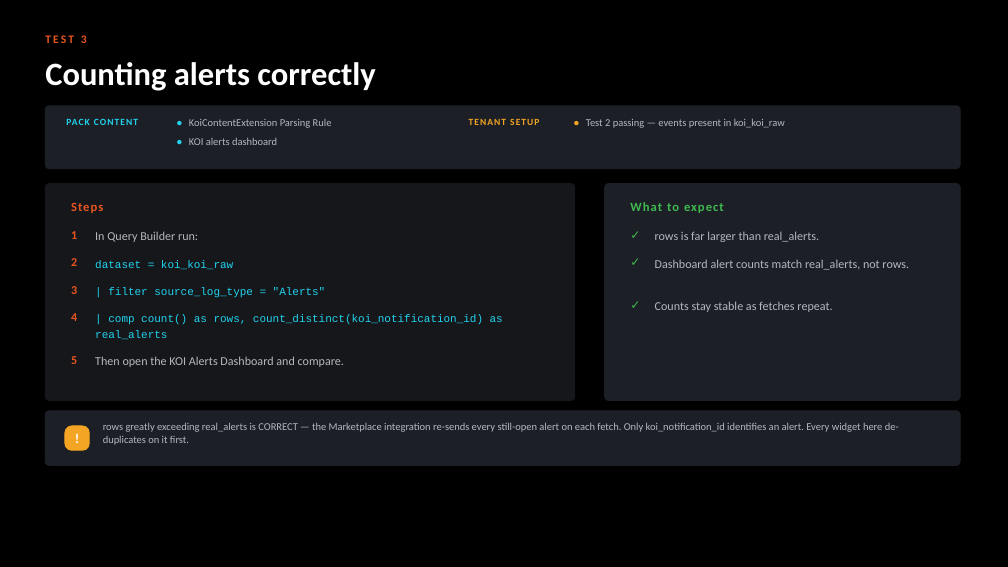
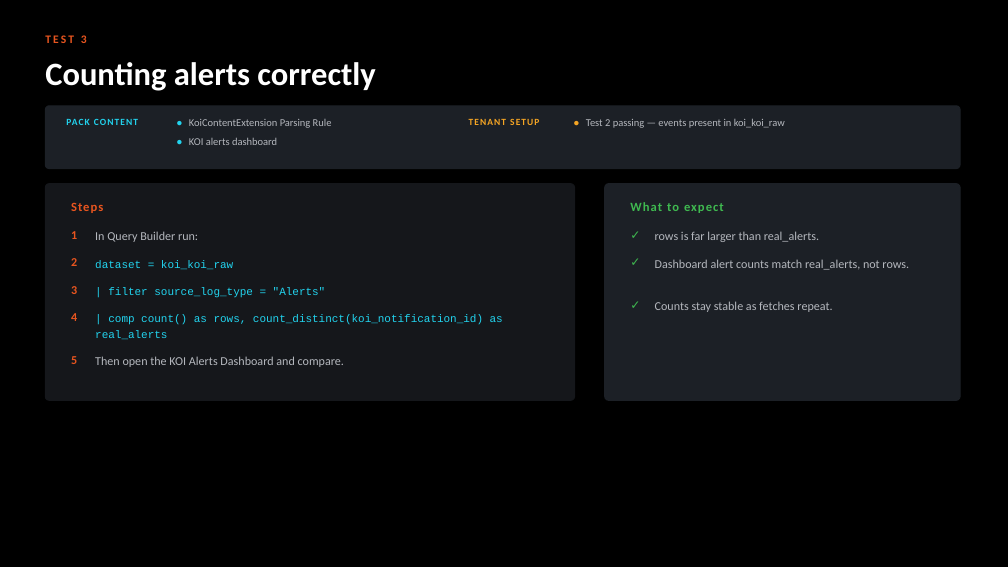
Before and after one commit to ayman-m/koi-xsiam-markeplacepack, a slide deck: slide 7 of docs/KOI_Marketplace_Pack_Test_Guide.pptx. Drawn at 1008x567 pixels with LibreOffice and Linux fonts; fonts in the diff are those of the drawing. Boxes give left, top, right and bottom in pixels: in the first picture for what was removed or moved away, otherwise in the second. Text is boxed around its words. In the diff, an @@ line names an element or a change of style, - is before the commit and + after.

```diff
--- a/docs/KOI_Marketplace_Pack_Test_Guide.pptx
+++ b/docs/KOI_Marketplace_Pack_Test_Guide.pptx
@@ rounded rectangle removed at (x1=45, y1=411, x2=960, y2=465) @@
@@ rounded rectangle removed at (x1=65, y1=426, x2=89, y2=450) @@
@@ text removed at (x1=65, y1=426, x2=89, y2=450) @@
-!
@@ text removed at (x1=103, y1=423, x2=899, y2=445) @@
-rows greatly exceeding real_alerts is CORRECT — the Marketplace integration re-sends every still-open alert on each fetch. Only koi_notification_id identifies an alert. Every widget here de-duplicates on it first.
```
Also in this commit, not shown: 11 other slides changed, 1 slide removed, 2 other files.
